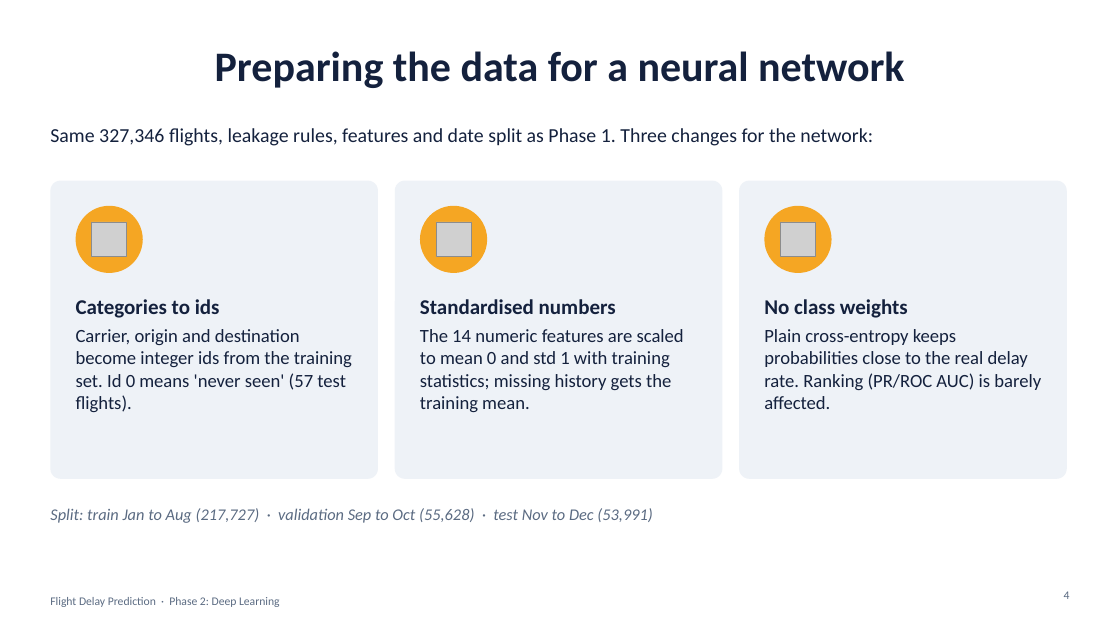
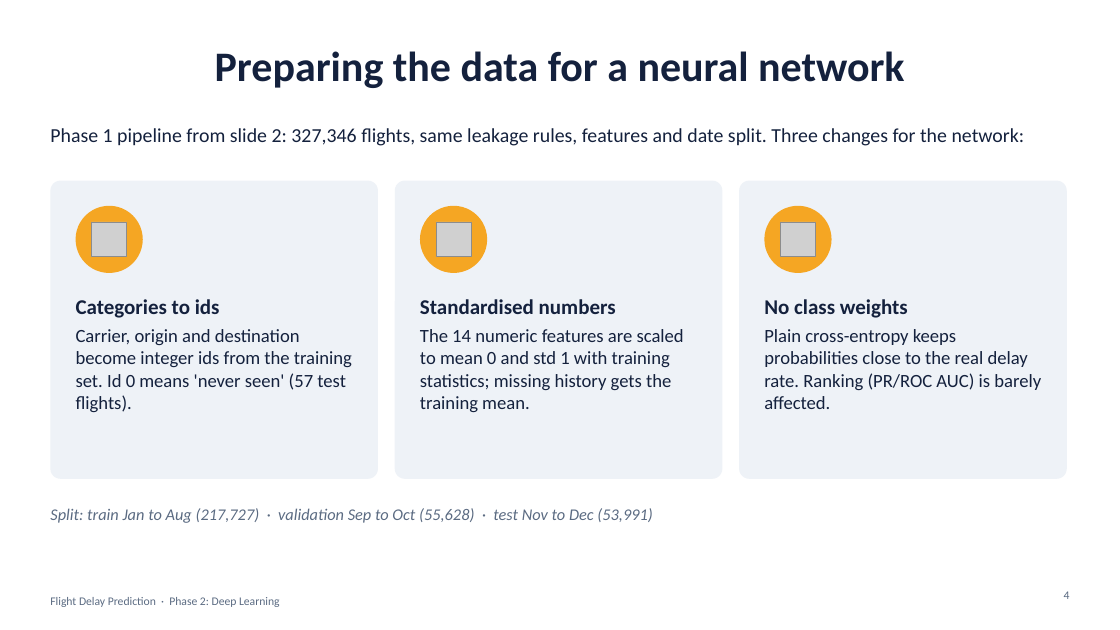
Before and after one commit to mayank-pillai-99/flight-delay-prediction, a slide deck: slide 4 of phase2/presentation/flight_delay_dl_presentation.pptx. Drawn at 1120x630 pixels with LibreOffice and Linux fonts; fonts in the diff are those of the drawing; grey boxes stand for pictures. Boxes give left, top, right and bottom in pixels: in the first picture for what was removed or moved away, otherwise in the second. Text is boxed around its words. In the diff, an @@ line names an element or a change of style, - is before the commit and + after.

```diff
--- a/phase2/presentation/flight_delay_dl_presentation.pptx
+++ b/phase2/presentation/flight_delay_dl_presentation.pptx
@@ text at <box>50,128,1025,146</box>: text changed @@
-Same 327,346 flights, leakage rules, features and date split as Phase 1. Three changes for the network:
+Phase 1 pipeline from slide 2: 327,346 flights, same leakage rules, features and date split. Three changes for the network:
```
Also in this commit, not shown: 6 other slides changed, 1 other file.
